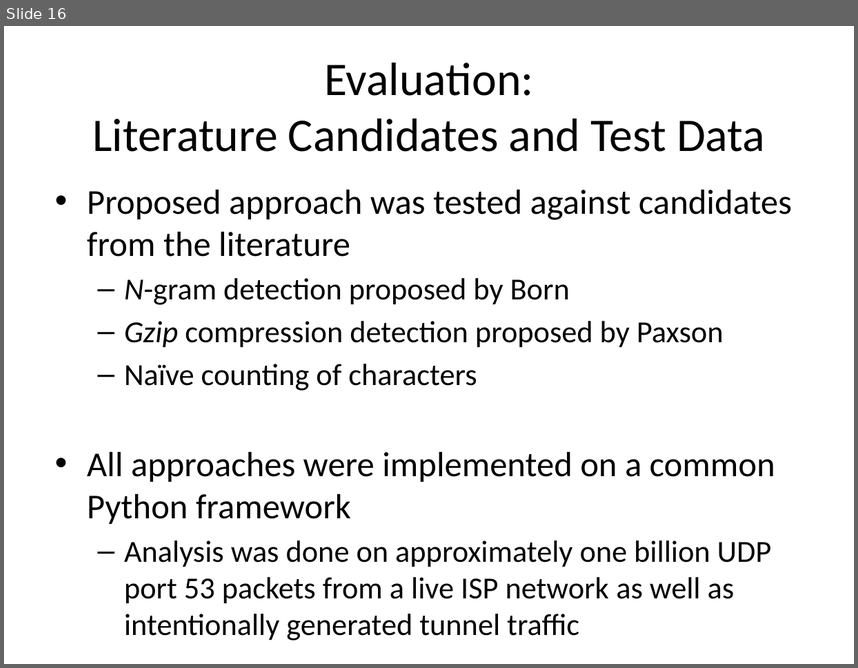
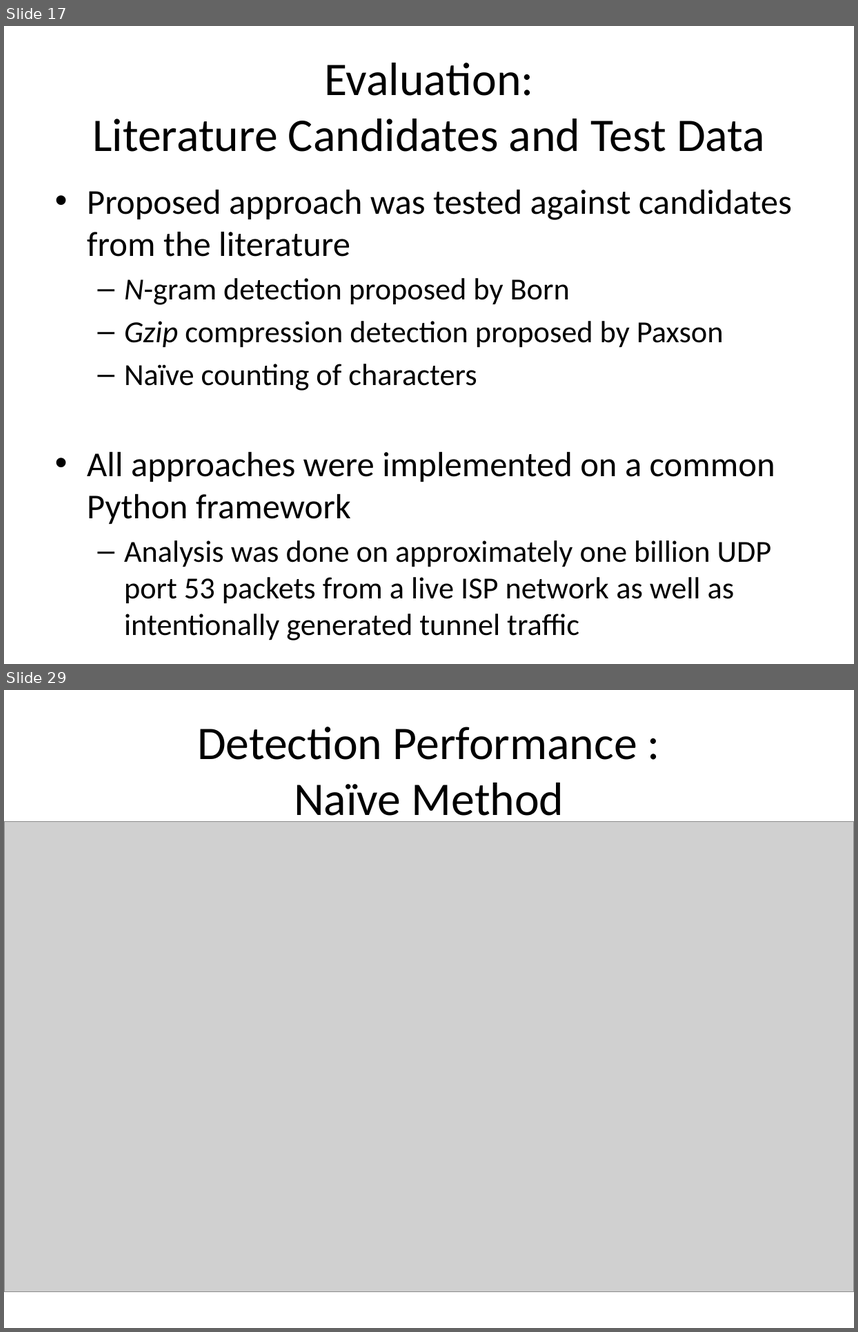
Before and after one commit to Riebart/MSc-Thesis, a slide deck: Defense.pptx. Shown one above the other, each under a label of ours: slide 16 before the commit, slides 17 and 29 after it; the slides between them are not shown. The pictures are 858x668 and 858x1332 pixels, drawn with LibreOffice and Linux fonts; fonts in the diff are those of the drawing; grey boxes stand for pictures. Boxes give left, top, right and bottom in pixels: in the first picture for what was removed or moved away, otherwise in the second. Text is boxed around its words. In the diff, an @@ line names an element or a change of style, - is before the commit and + after.

```diff
--- a/Defense.pptx
+++ b/Defense.pptx
@@ slide 29 added at [4, 690, 854, 1328], background #FFFFFF @@
@@ title added at [197, 727, 637, 827], 39.6 pt, text #000000 @@
+Detection Performance :
+Naïve Method
@@ picture added at [4, 822, 854, 1292] @@
@@ what was slide 16 is now slide 17 @@
```
Also in this commit, not shown: 2 slides changed, 27 other slides added.
